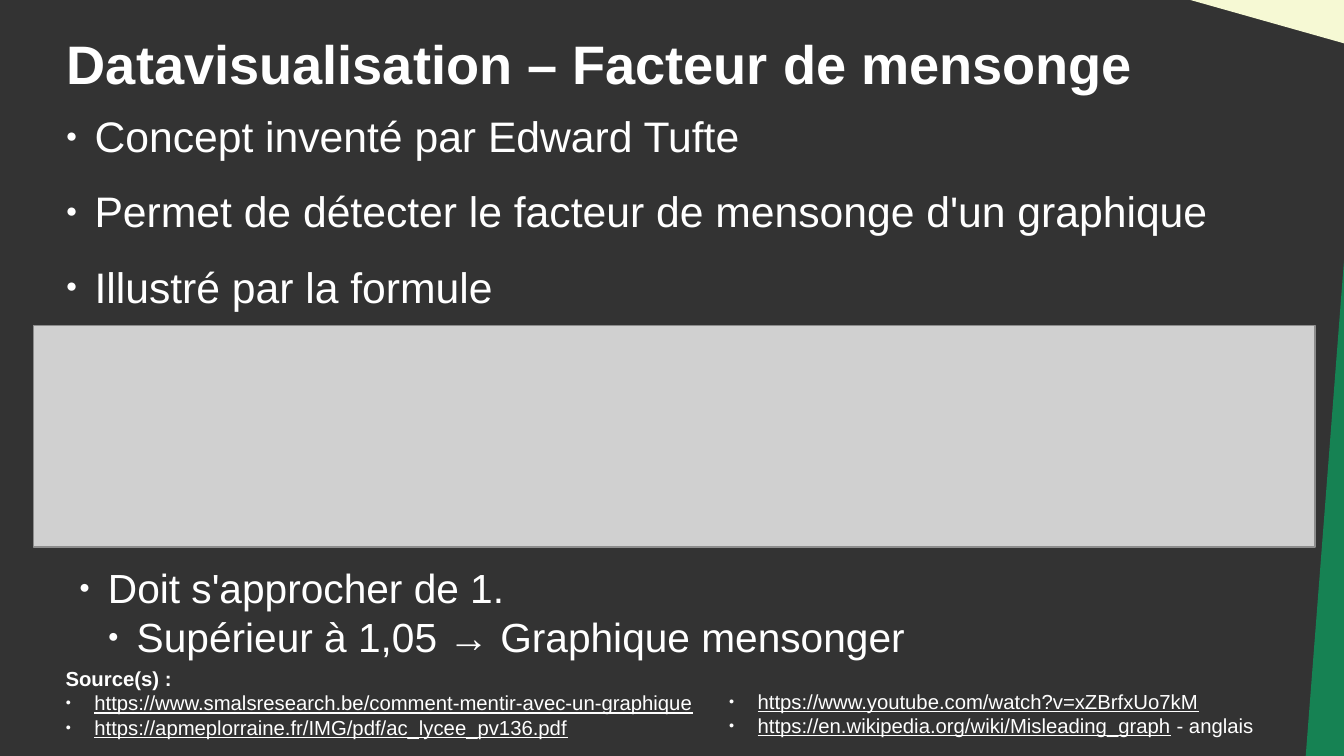
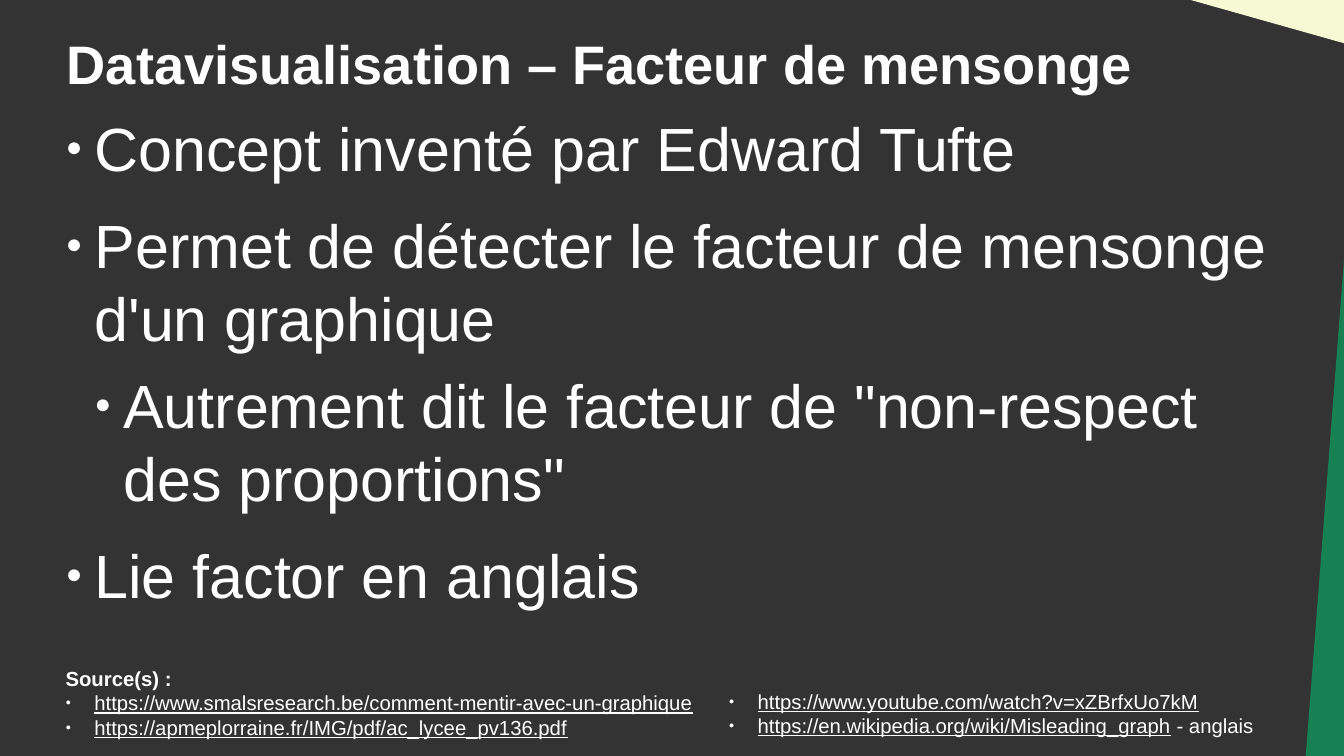
Before and after one commit to DanYellow/cours, a slide deck: slide 18 of data-journalisme-s4/travaux-pratiques/numero-4/presentation.odp. Drawn at 1344x756 pixels with LibreOffice and Linux fonts; fonts in the diff are those of the drawing; grey boxes stand for pictures. Boxes give left, top, right and bottom in pixels: in the first picture for what was removed or moved away, otherwise in the second. Text is boxed around its words. In the diff, an @@ line names an element or a change of style, - is before the commit and + after.

```diff
--- a/data-journalisme-s4/travaux-pratiques/numero-4/presentation.odp
+++ b/data-journalisme-s4/travaux-pratiques/numero-4/presentation.odp
@@ text at (x1=95, y1=126, x2=1267, y2=352): size 25.2 to 36 pt in "Concept inventé par Edward Tufte", "Permet de détecter le facteur de mensonge ..." @@
@@ picture removed at (x1=34, y1=326, x2=1316, y2=548) @@
@@ text at (x1=95, y1=384, x2=1198, y2=610): text changed; size 25.2 to 36 pt @@
-● Illustré par la formule
+  ● Autrement dit le facteur de "non-respect des proportions"
+● Lie factor en anglais
@@ text removed at (x1=108, y1=573, x2=904, y2=659) @@
-● Doit s'approcher de 1.
-  ● Supérieur à 1,05 → Graphique mensonger
```
Also in this commit, not shown: 6 other slides changed, 10 slides added, 5 other files.
